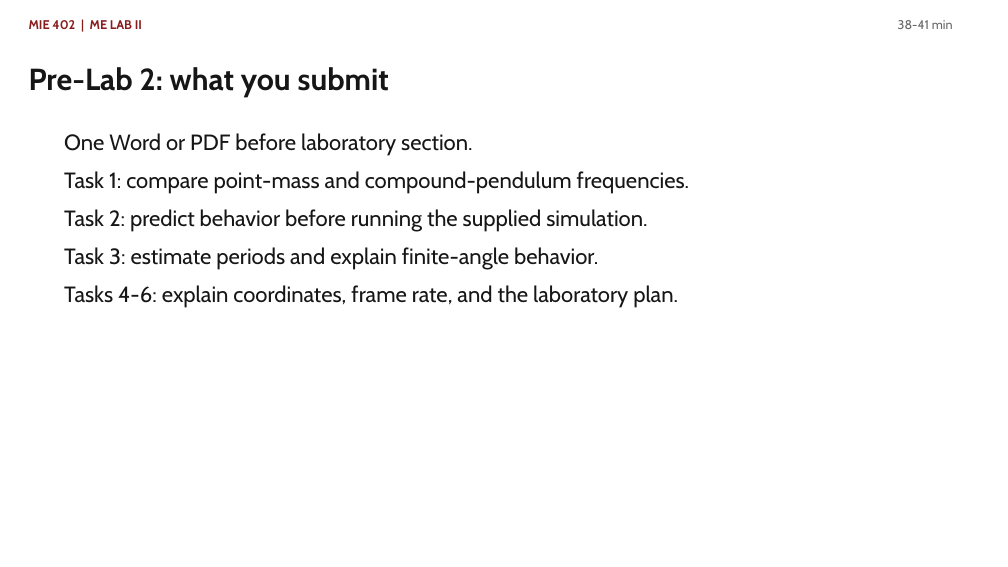
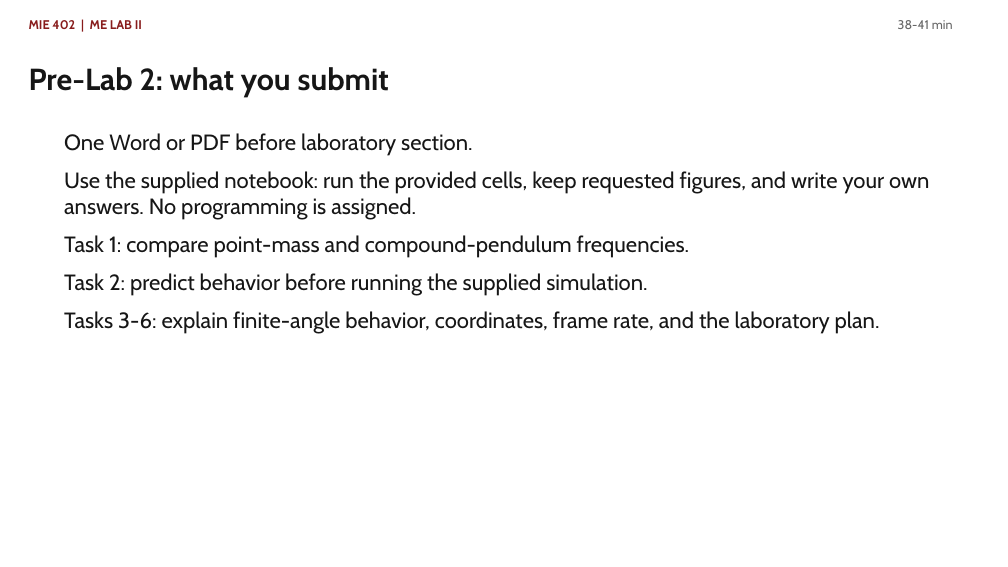
Before and after one commit to Ehsan-Roohi/MIE402-Lab, a slide deck: slide 19 of site/docs/MIE402_Lecture03_Single_Pendulum_PreLab2_Fall2026.pptx. Drawn at 1008x567 pixels with LibreOffice and Linux fonts; fonts in the diff are those of the drawing. Boxes give left, top, right and bottom in pixels: in the first picture for what was removed or moved away, otherwise in the second. Text is boxed around its words. In the diff, an @@ line names an element or a change of style, - is before the commit and + after.

```diff
--- a/site/docs/MIE402_Lecture03_Single_Pendulum_PreLab2_Fall2026.pptx
+++ b/site/docs/MIE402_Lecture03_Single_Pendulum_PreLab2_Fall2026.pptx
@@ text at <box>64,171,929,220</box>: paragraph added @@
+Use the supplied notebook: run the provided cells, keep requested figures, and write your own answers. No programming is assigned.
@@ text at <box>64,311,880,334</box>: text changed @@
-Task 3: estimate periods and explain finite-angle behavior.
-Tasks 4-6: explain coordinates, frame rate, and the laboratory plan.
+Tasks 3-6: explain finite-angle behavior, coordinates, frame rate, and the laboratory plan.
```
Also in this commit, not shown: 11 other slides changed, 2 other files.
